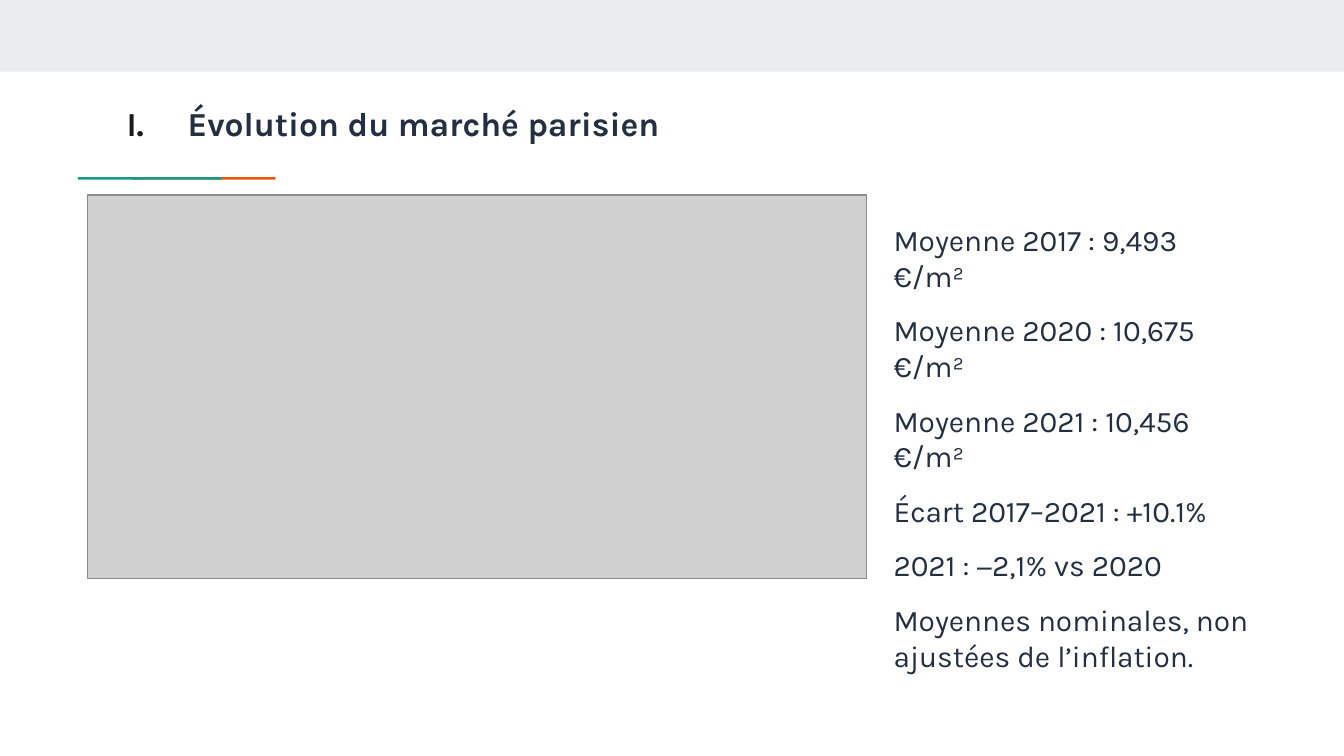
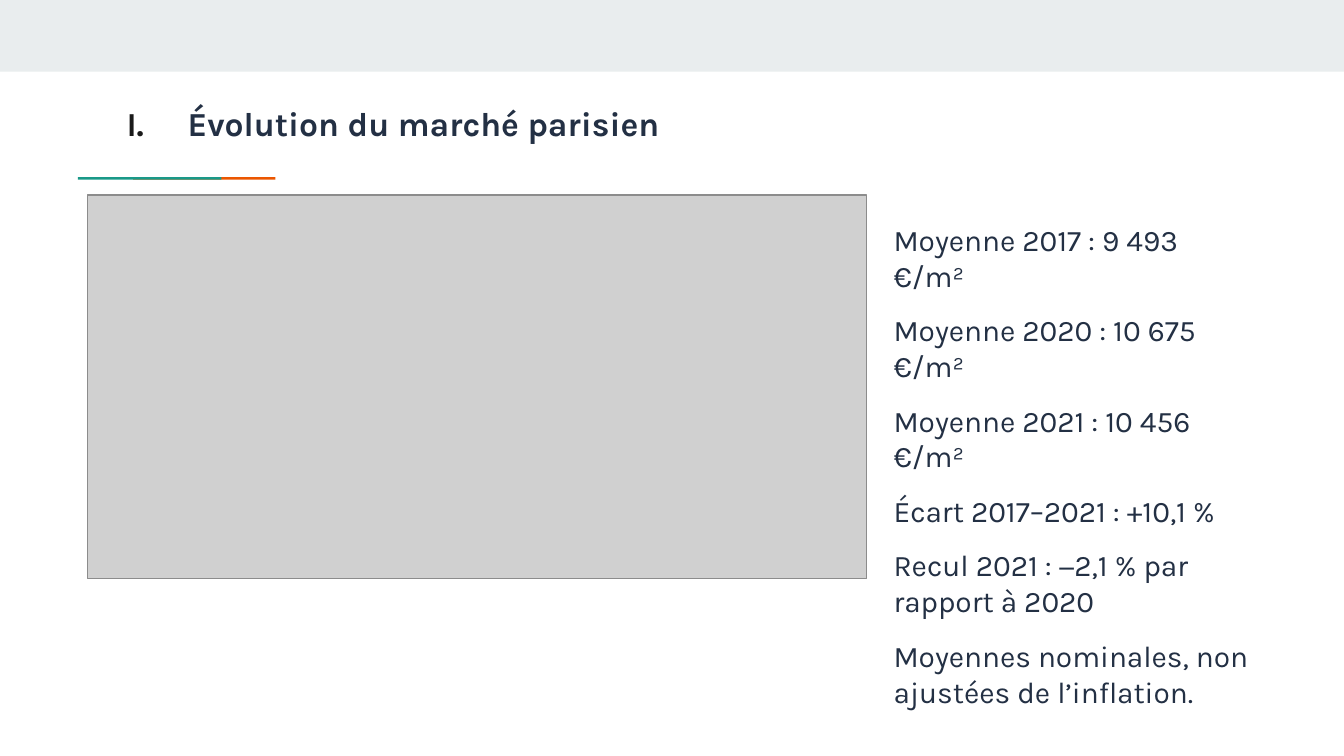
Before and after one commit to steve57000/p8, a slide deck: slide 3 of livrables/Bell_Steve_2_presentation_102026.pptx. Drawn at 1344x756 pixels with LibreOffice and Linux fonts; fonts in the diff are those of the drawing; grey boxes stand for pictures. Boxes give left, top, right and bottom in pixels: in the first picture for what was removed or moved away, otherwise in the second. Text is boxed around its words. In the diff, an @@ line names an element or a change of style, - is before the commit and + after.

```diff
--- a/livrables/Bell_Steve_2_presentation_102026.pptx
+++ b/livrables/Bell_Steve_2_presentation_102026.pptx
@@ text at bbox=[894, 232, 1196, 619]: text changed @@
-Moyenne 2017 : 9,493 €/m²
-Moyenne 2020 : 10,675 €/m²
-Moyenne 2021 : 10,456 €/m²
-Écart 2017–2021 : +10.1%
-2021 : −2,1% vs 2020
+Moyenne 2017 : 9 493 €/m²
+Moyenne 2020 : 10 675 €/m²
+Moyenne 2021 : 10 456 €/m²
+Écart 2017–2021 : +10,1 %
+Recul 2021 : −2,1 % par rapport à 2020
```
Also in this commit, not shown: 8 other slides changed, 15 other files.
